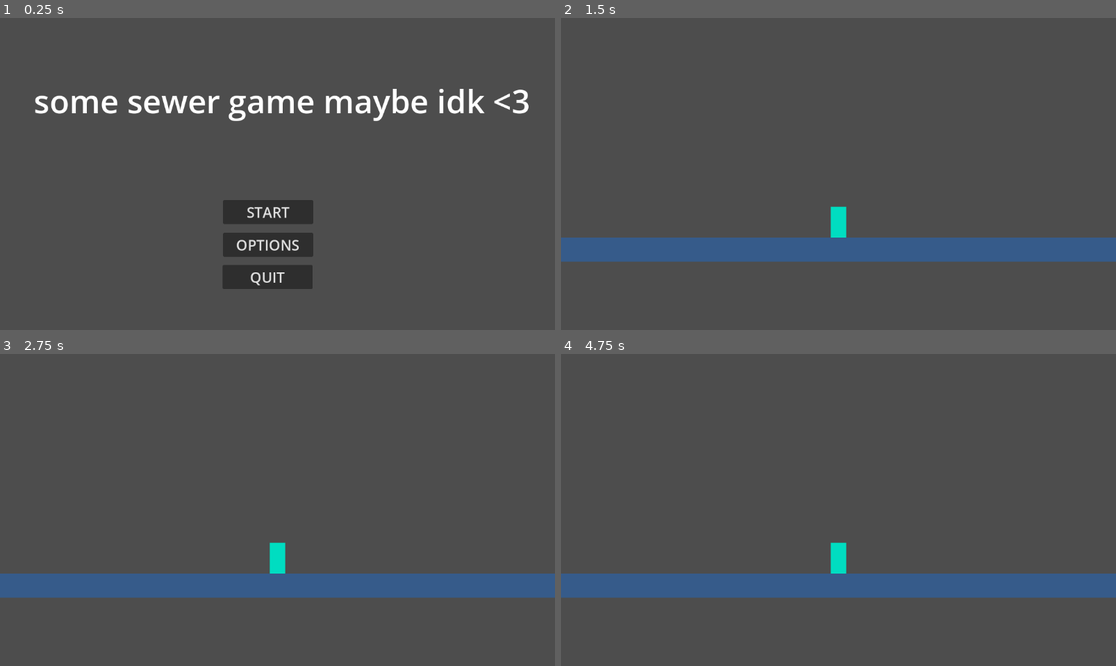
Above: before the commit, frames 1-4 (two rows, left to right).
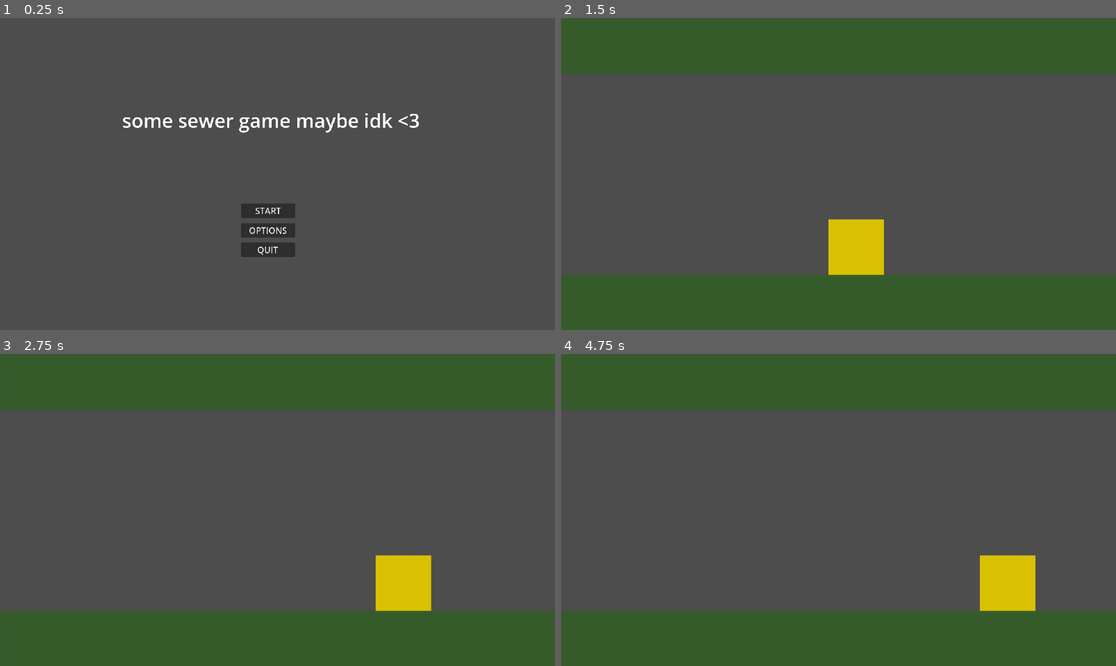
Above: after the commit, the same moments.

Repository: cyps8/SpeedJam4
Game: Godot game, scene res://Nodes/Scenes/root.tscn
Two runs of this game, one before a commit and one after it. Both use one fixed random seed, a clock stepped at 60 frames per second and the inputs below.
Inputs:
- Up to frame 1 (0.25 s): no input
- Up to frame 2 (1.5 s): click "START" at 0.5 s; tap Enter at 1.25 s; hold D (Right) from 1.28 s (still down)
- Up to frame 3 (2.75 s): keep holding D (Right); tap Space (Jump) at 1.52, 2.27 s
- Up to frame 4 (4.75 s): release D (Right) at 2.78 s; hold A (Left) 2.78-3.53 s; hold D (Right) from 3.53 s (still down); tap Space (Jump) at 3.77, 4.52 s

The runs differ from the first frame. In frame 1, 6.5% of the frame differs, in the area x 6-96%, y 22-87%; in frame 2, 44%; in frame 3, 44%, in the area x 0-100%, y 0-100%; in frame 4, 44%.

Commit message:
[~Changed] Screen settings

Diff:
--- a/Nodes/Scenes/game.tscn
+++ b/Nodes/Scenes/game.tscn
@@ -5,29 +5,30 @@
 [ext_resource type="Script" path="res://Scripts/Player.gd" id="3_q5ueo"]
 
 [sub_resource type="RectangleShape2D" id="RectangleShape2D_odqqu"]
-size = Vector2(3000, 50)
+size = Vector2(1920, 192)
 
 [sub_resource type="Gradient" id="Gradient_ttfc4"]
 interpolation_mode = 1
 offsets = PackedFloat32Array(0)
-colors = PackedColorArray(0.211765, 0.356863, 0.545098, 1)
+colors = PackedColorArray(0.211765, 0.356863, 0.164706, 1)
 
 [sub_resource type="GradientTexture2D" id="GradientTexture2D_tts0i"]
 gradient = SubResource("Gradient_ttfc4")
-width = 300
-height = 5
+width = 320
+height = 32
 
 [sub_resource type="RectangleShape2D" id="RectangleShape2D_nur2u"]
-size = Vector2(32, 64)
+size = Vector2(192, 192)
 
 [sub_resource type="Gradient" id="Gradient_16o21"]
 interpolation_mode = 1
 offsets = PackedFloat32Array(0)
-colors = PackedColorArray(0, 0.870588, 0.756863, 1)
+colors = PackedColorArray(0.85147, 0.756311, 0, 1)
 
 [sub_resource type="GradientTexture2D" id="GradientTexture2D_nyamh"]
 gradient = SubResource("Gradient_16o21")
 width = 32
+height = 32
 
 [node name="Game" type="Node"]
 script = ExtResource("1_i4kfv")
@@ -46,10 +47,10 @@
 
 [node name="Panel" type="Panel" parent="PauseMenu/Control"]
 layout_mode = 0
-offset_left = 462.0
-offset_top = 149.0
-offset_right = 685.0
-offset_bottom = 455.0
+offset_left = 878.0
+offset_top = 387.0
+offset_right = 1101.0
+offset_bottom = 693.0
 
 [node name="Label" type="Label" parent="PauseMenu/Control/Panel"]
 layout_mode = 0
@@ -91,26 +92,37 @@
 [node name="Game" type="Node2D" parent="."]
 process_mode = 1
 
-[node name="Floor" type="StaticBody2D" parent="Game"]
+[node name="Camera" type="Camera2D" parent="Game"]
 
-[node name="Shape" type="CollisionShape2D" parent="Game/Floor"]
+[node name="Pipes" type="StaticBody2D" parent="Game"]
+
+[node name="Shape" type="CollisionShape2D" parent="Game/Pipes"]
+position = Vector2(0, 444)
 shape = SubResource("RectangleShape2D_odqqu")
 
-[node name="Sprite" type="Sprite2D" parent="Game/Floor"]
-scale = Vector2(10, 10)
+[node name="Shape2" type="CollisionShape2D" parent="Game/Pipes"]
+position = Vector2(0, -444)
+shape = SubResource("RectangleShape2D_odqqu")
+
+[node name="Sprite" type="Sprite2D" parent="Game/Pipes"]
+position = Vector2(0, 444)
+scale = Vector2(6, 6)
+texture = SubResource("GradientTexture2D_tts0i")
+
+[node name="Sprite2" type="Sprite2D" parent="Game/Pipes"]
+position = Vector2(0, -444)
+scale = Vector2(6, 6)
 texture = SubResource("GradientTexture2D_tts0i")
 
 [node name="Player" type="CharacterBody2D" parent="Game"]
-position = Vector2(0, -100)
+position = Vector2(0, 200)
 script = ExtResource("3_q5ueo")
-
-[node name="Camera" type="Camera2D" parent="Game/Player"]
-offset = Vector2(0, -100)
 
 [node name="Shape" type="CollisionShape2D" parent="Game/Player"]
 shape = SubResource("RectangleShape2D_nur2u")
 
 [node name="Sprite" type="Sprite2D" parent="Game/Player"]
+scale = Vector2(6, 6)
 texture = SubResource("GradientTexture2D_nyamh")
 
 [connection signal="pressed" from="PauseMenu/Control/Panel/ButtonResume" to="PauseMenu" method="ResumeButton"]
--- a/Nodes/Scenes/main_menu.tscn
+++ b/Nodes/Scenes/main_menu.tscn
@@ -15,37 +15,37 @@
 
 [node name="StartButton" type="Button" parent="c"]
 layout_mode = 0
-offset_left = 463.0
-offset_top = 378.0
-offset_right = 650.0
-offset_bottom = 428.0
+offset_left = 834.0
+offset_top = 642.0
+offset_right = 1021.0
+offset_bottom = 692.0
 theme_override_font_sizes/font_size = 30
 text = "START"
 
 [node name="OptionsButton" type="Button" parent="c"]
 layout_mode = 0
-offset_left = 463.0
-offset_top = 446.0
-offset_right = 650.0
-offset_bottom = 496.0
+offset_left = 834.0
+offset_top = 710.0
+offset_right = 1021.0
+offset_bottom = 760.0
 theme_override_font_sizes/font_size = 30
 text = "OPTIONS"
 
 [node name="QuitButton" type="Button" parent="c"]
 layout_mode = 0
-offset_left = 462.0
-offset_top = 513.0
-offset_right = 649.0
-offset_bottom = 563.0
+offset_left = 833.0
+offset_top = 777.0
+offset_right = 1020.0
+offset_bottom = 827.0
 theme_override_font_sizes/font_size = 30
 text = "QUIT"
 
 [node name="Title" type="Label" parent="c"]
 layout_mode = 0
-offset_left = 70.0
-offset_top = 126.0
-offset_right = 1101.0
-offset_bottom = 233.0
+offset_left = 422.0
+offset_top = 308.0
+offset_right = 1453.0
+offset_bottom = 415.0
 theme_override_font_sizes/font_size = 67
 text = "some sewer game maybe idk <3"
 
--- a/Nodes/Scenes/root.tscn
+++ b/Nodes/Scenes/root.tscn
@@ -25,10 +25,10 @@
 
 [node name="Panel" type="Panel" parent="OptionsMenu/c"]
 layout_mode = 0
-offset_left = 370.0
-offset_top = 124.0
-offset_right = 809.0
-offset_bottom = 519.0
+offset_left = 770.0
+offset_top = 314.0
+offset_right = 1209.0
+offset_bottom = 709.0
 
 [node name="Label" type="Label" parent="OptionsMenu/c/Panel"]
 layout_mode = 0
--- a/project.godot
+++ b/project.godot
@@ -14,6 +14,11 @@
 run/main_scene="res://Nodes/Scenes/root.tscn"
 config/features=PackedStringArray("4.2", "GL Compatibility")
 config/icon="res://Assets/Art/Other/icon.svg"
+
+[display]
+
+window/size/viewport_width=1920
+window/size/viewport_height=1080
 
 [input]
 
@@ -42,5 +47,8 @@
 
 [rendering]
 
+textures/canvas_textures/default_texture_filter=0
 renderer/rendering_method="gl_compatibility"
 renderer/rendering_method.mobile="gl_compatibility"
+2d/snap/snap_2d_transforms_to_pixel=true
+2d/snap/snap_2d_vertices_to_pixel=true
Not shown, added: Assets/Art/Concepts/Mockup1.png.import
